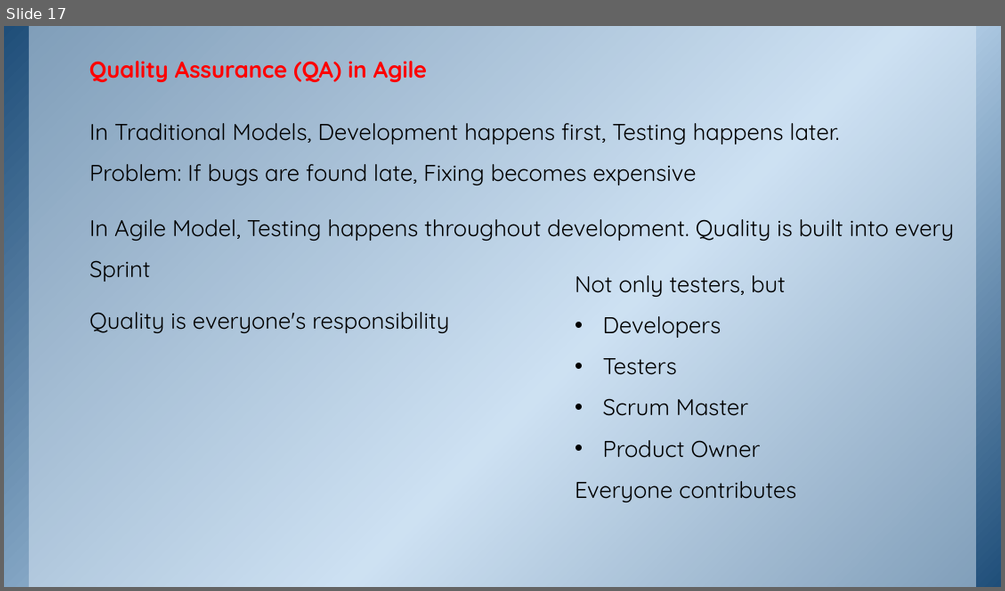
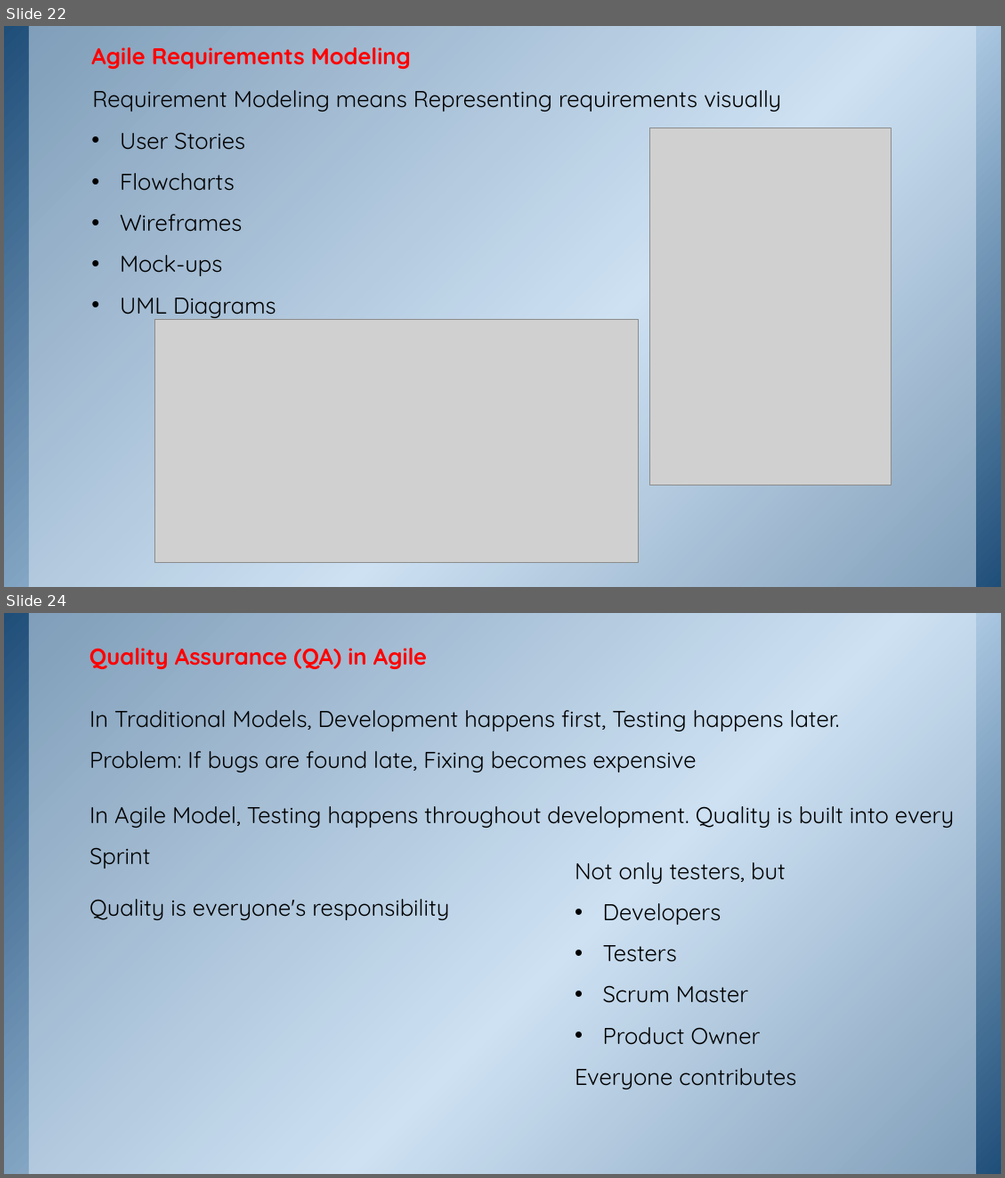
Before and after one commit to ketkiinamdar/IGCOE, a slide deck: TE - Lecture-7-3Aug2026.pptx. Shown one above the other, each under a label of ours: slide 17 before the commit, slides 22 and 24 after it; the slides between them are not shown. The pictures are 1005x591 and 1005x1178 pixels, drawn with LibreOffice and Linux fonts; fonts in the diff are those of the drawing; grey boxes stand for pictures; background and template pictures are left out. Boxes give left, top, right and bottom in pixels: in the first picture for what was removed or moved away, otherwise in the second. Text is boxed around its words. In the diff, an @@ line names an element or a change of style, - is before the commit and + after.

```diff
--- a/TE - Lecture-7-3Aug2026.pptx
+++ b/TE - Lecture-7-3Aug2026.pptx
@@ slide 22 added at (4, 26, 1001, 587), background picture (left out); not listed: 2 template elements that a slide beside it also shows @@
@@ text added at (91, 47, 411, 69), 22 pt, text #FF0000, bold @@
+Agile Requirements Modeling
@@ text added at (92, 90, 781, 111), 22 pt, text #000000 @@
+Requirement Modeling means Representing requirements visually
@@ text added at (120, 132, 276, 320), 22 pt, text #000000 @@
+• User Stories
+• Flowcharts
+• Wireframes
+• Mock-ups
+• UML Diagrams
@@ picture added at (649, 127, 890, 484) @@
@@ picture added at (155, 319, 638, 562) @@
@@ what was slide 17 is now slide 24 @@
```
Also in this commit, not shown: 6 other slides added.
